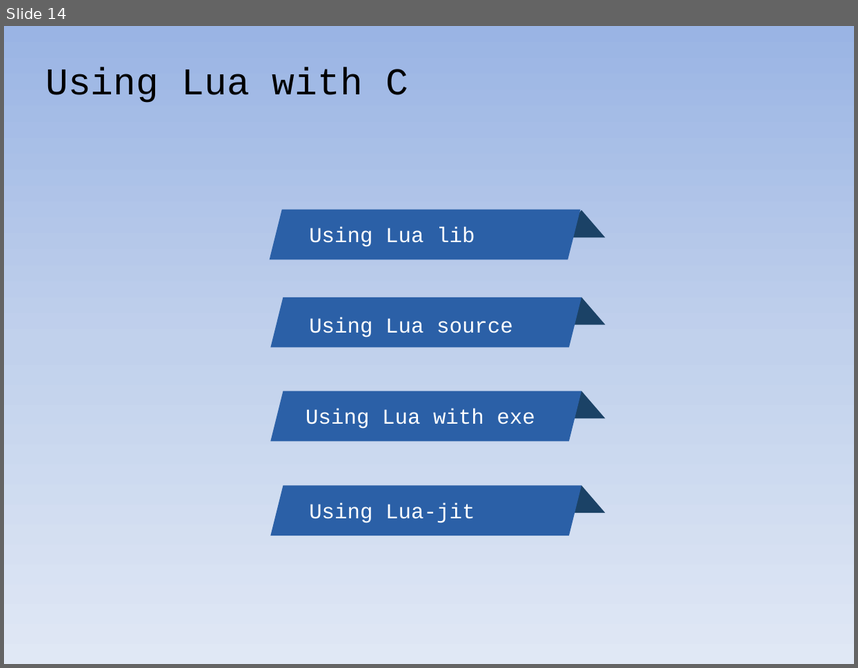
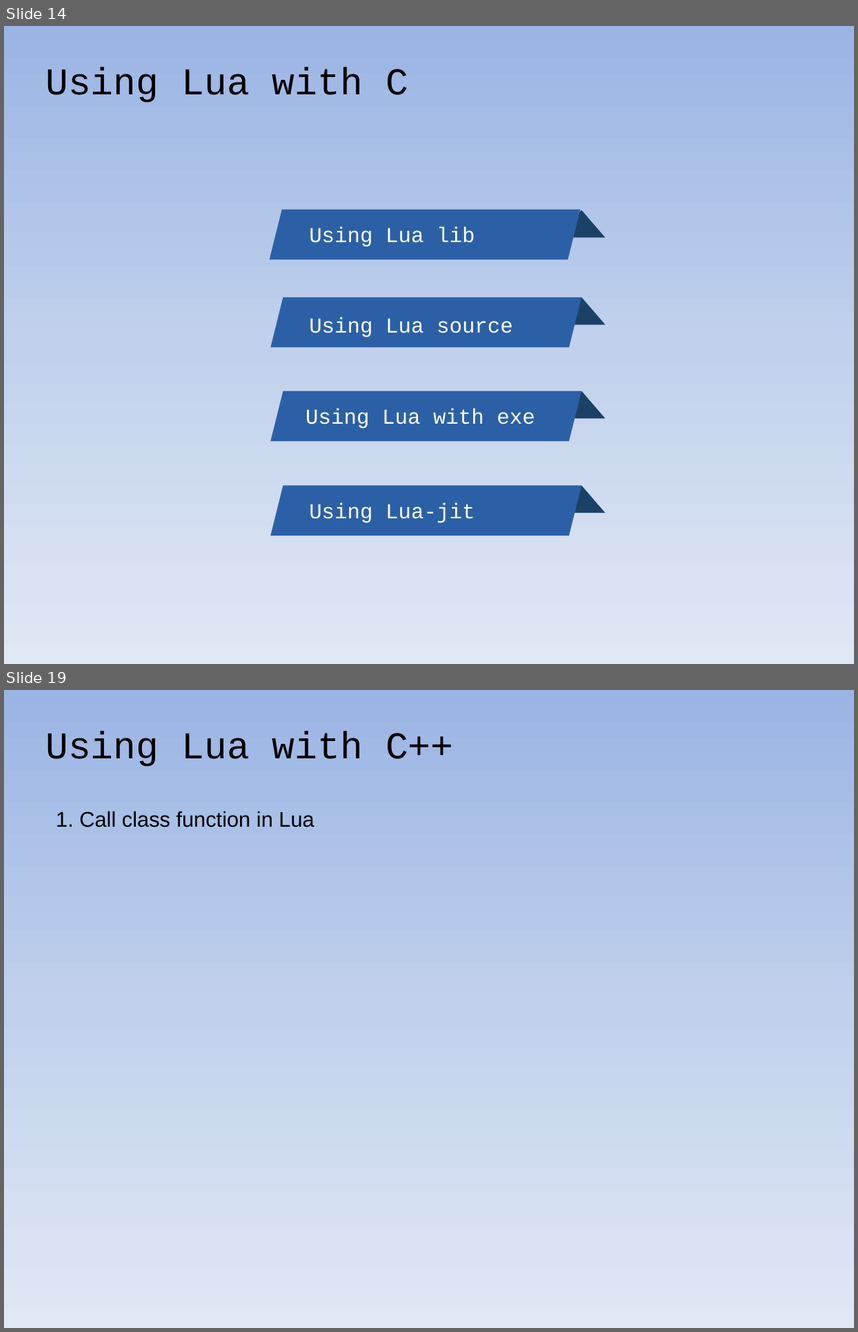
Before and after one commit to warmwine/newbie-clua, a slide deck: doc/newbie-clua.pptx. Shown one above the other, each under a label of ours: slide 14 before the commit, slides 14 and 19 after it; the slides between them are not shown. The pictures are 858x668 and 858x1332 pixels, drawn with LibreOffice and Linux fonts; fonts in the diff are those of the drawing. Boxes give left, top, right and bottom in pixels: in the first picture for what was removed or moved away, otherwise in the second. Text is boxed around its words. In the diff, an @@ line names an element or a change of style, - is before the commit and + after.

```diff
--- a/doc/newbie-clua.pptx
+++ b/doc/newbie-clua.pptx
@@ slide 19 added at (4,690,854,1328), background gradient #9AB5E4 to #C2D1ED to #E1E8F5 @@
@@ text added at (45,731,454,767), 32 pt, text #000000 @@
+Using Lua with C++
@@ text added at (56,811,314,827), 18 pt, text #000000 @@
+1. Call class function in Lua
```
Also in this commit, not shown: 6 slides changed, 10 other slides added, 9 slides removed.
